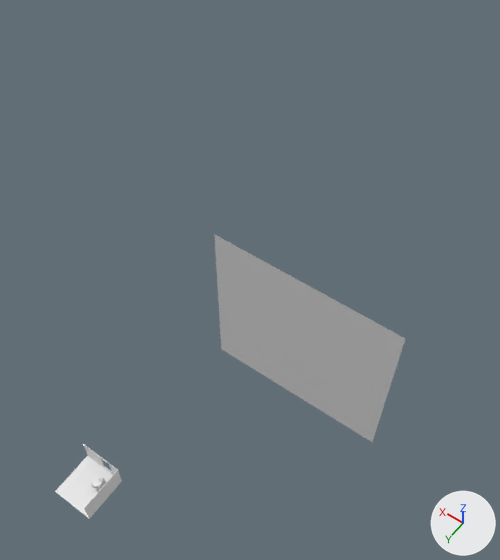
The Blender file Physics/Tablecloth.blend, before and after one commit.
Camera for both pictures: a 50 mm lens placed at (-383.0, 163.0, 903.0), pointed at (10.0, -387.0, 38.0). The lights are fixed; the arrows at lower right show +X, +Y and +Z. Materials are left out; every surface is plain grey.

Before the edit, the objects in view are built like this:
```python
ob_floor = bpy.data.objects.new('Floor', me_plane_001)
ob_floor.location = (0.0, 0.0, 0.0)
ob_floor.scale = (31.2, 31.2, 31.2)
ob_plane = bpy.data.objects.new('Plane', me_plane_004)
ob_plane.location = (-69.0, -422.0, -123.0)
ob_plane.rotation_euler = (1.571, 0.0, 3.142)  # degrees (90, 0, 180)
ob_plane.scale = (175.0, 175.0, 175.0)
ob_tablecloth = bpy.data.objects.new('Tablecloth', me_plane)
ob_tablecloth.location = (-11.0, -9.0, 18.0)
ob_tablecloth.scale = (-16.2, -16.2, -16.2)
ob_wall_1 = bpy.data.objects.new('Wall.1', me_plane_002)
ob_wall_1.location = (0.0, -31.0, 19.0)
ob_wall_1.rotation_euler = (1.571, 0.0, 0.0)  # degrees (90, 0, 0)
ob_wall_1.scale = (31.3, 18.7, 20.7)
ob_wall_2 = bpy.data.objects.new('Wall.2', me_plane_003)
ob_wall_2.location = (-31.0, 0.0, 19.0)
ob_wall_2.rotation_euler = (1.571, 0.0, 1.571)  # degrees (90, 0, 90)
ob_wall_2.scale = (31.2, 18.6, 20.7)
```
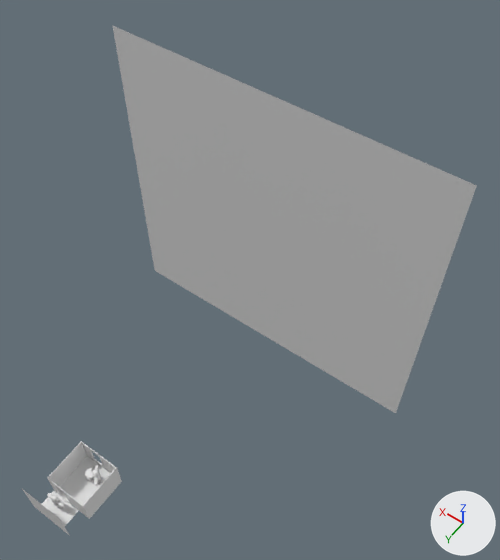
Pixel boxes [x1, y1, x2, y2] of what changed, in the pictures (500 x 560 px):
'Plane', moved, rescaled (91% wider, 86% taller): before [214, 234, 405, 442]; after [112, 25, 477, 413]
'Wall.2', moved, rescaled: before [84, 470, 122, 519]; after [83, 468, 122, 519]
'Wall.000', added: after [48, 442, 87, 489]
'Plane.001', added: after [42, 491, 79, 527]
'Wall.1', moved, turned, rescaled: before [83, 444, 122, 480]; after [81, 441, 117, 473]
'Plane.002', added: after [22, 489, 70, 536]
'Tablecloth', moved: before [91, 475, 105, 490]; after [85, 468, 94, 483]
'Wall.3', added: after [47, 478, 89, 518]
'Actor.Player.001', added: after [47, 493, 65, 509]
'Actor.Player', added: after [92, 465, 101, 485]

Diff of the bpy script that builds the scene:
```diff
--- a/Physics/Tablecloth.blend.py
+++ b/Physics/Tablecloth.blend.py
@@ me_sphere_002 @@
+me_sphere_002.from_pydata(...)  # 541 vertices, 578 faces; spans x -0.96..0.96, y -2.99..3.01, z -3.1..3.57
@@ me_sphere_001 @@
+me_sphere_001.from_pydata(...)  # 485 vertices, 530 faces; spans x -1.0..1.0, y -2.99..3.01, z -3.1..3.57
@@ me_plane_005 @@
+me_plane_005.from_pydata(...)  # 25 vertices, 26 faces; spans x -1.0..1.0, y -1.0..1.0, z -0.03..0.0
@@ me_plane_006 @@
+me_plane_006.from_pydata([(-1.0, -1.0, 0.0), (1.0, -1.0, 0.0), (-1.0, 1.0, 0.0), (1.0, 1.0, 0.0)], [], [(0, 1, 3, 2)])
@@ ob_plane @@
 ob_plane = bpy.data.objects.new('Plane', me_plane_004)
-ob_plane.location = (-69.0, -422.0, -123.0)
+ob_plane.location = (67.0, -526.0, -34.0)
 ob_plane.rotation_euler = (1.571, 0.0, 3.142)  # degrees (90, 0, 180)
-ob_plane.scale = (175.0, 175.0, 175.0)
+ob_plane.scale = (313.0, 313.0, 313.0)
@@ ob_wall_2 @@
 ob_wall_2 = bpy.data.objects.new('Wall.2', me_plane_003)
-ob_wall_2.location = (-31.0, 0.0, 19.0)
+ob_wall_2.location = (-31.0, 0.0, 22.0)
 ob_wall_2.rotation_euler = (1.571, 0.0, 1.571)  # degrees (90, 0, 90)
-ob_wall_2.scale = (31.2, 18.6, 20.7)
+ob_wall_2.scale = (31.2, 22.6, 20.7)
@@ ob_wall_1 @@
 ob_wall_1 = bpy.data.objects.new('Wall.1', me_plane_002)
-ob_wall_1.location = (0.0, -31.0, 19.0)
-ob_wall_1.rotation_euler = (1.571, 0.0, 0.0)  # degrees (90, 0, 0)
-ob_wall_1.scale = (31.3, 18.7, 20.7)
+ob_wall_1.location = (0.0, -31.0, 22.0)
+ob_wall_1.rotation_euler = (1.571, 0.0, 3.142)  # degrees (90, 0, 180)
+ob_wall_1.scale = (31.3, 22.8, 20.7)
@@ ob_tablecloth @@
 ob_tablecloth = bpy.data.objects.new('Tablecloth', me_plane)
-ob_tablecloth.location = (-11.0, -9.0, 18.0)
+ob_tablecloth.location = (4.0, -12.0, 17.0)
 ob_tablecloth.scale = (-16.2, -16.2, -16.2)
@@ ob_actor_player_001 @@
+ob_actor_player_001 = bpy.data.objects.new('Actor.Player.001', me_sphere_002)
+ob_actor_player_001.location = (13.0, 42.0, 14.0)
+ob_actor_player_001.rotation_euler = (0.0, 0.0, -1.553)  # degrees (0, 0, -89)
+ob_actor_player_001.scale = (5.0, 5.0, 5.0)
@@ ob_actor_player @@
+ob_actor_player = bpy.data.objects.new('Actor.Player', me_sphere_001)
+ob_actor_player.location = (-8.0, -13.0, 16.0)
+ob_actor_player.rotation_euler = (0.0, 0.0, 0.694)  # degrees (0, 0, 40)
+ob_actor_player.scale = (4.74, 4.74, 4.74)
@@ ob_wall_3 @@
+ob_wall_3 = bpy.data.objects.new('Wall.3', me_plane_005)
+ob_wall_3.location = (0.0, 31.0, 22.0)
+ob_wall_3.rotation_euler = (1.571, 0.0, 3.142)  # degrees (90, 0, 180)
+ob_wall_3.scale = (31.2, 22.6, 20.7)
@@ ob_wall_000 @@
+ob_wall_000 = bpy.data.objects.new('Wall.000', me_plane_003.copy())  # the mesh of ob_wall_2
+ob_wall_000.location = (32.0, 0.0, 22.0)
+ob_wall_000.rotation_euler = (1.571, 0.0, 1.571)  # degrees (90, 0, 90)
+ob_wall_000.scale = (31.2, 22.6, 20.7)
@@ ob_plane_001 @@
+ob_plane_001 = bpy.data.objects.new('Plane.001', me_plane_004)
+ob_plane_001.location = (11.0, 45.0, -2.0)
+ob_plane_001.scale = (23.3, 14.3, 14.3)
@@ ob_plane_002 @@
+ob_plane_002 = bpy.data.objects.new('Plane.002', me_plane_006)
+ob_plane_002.location = (11.0, 60.0, 20.0)
+ob_plane_002.rotation_euler = (1.571, 0.0, 0.0)  # degrees (90, 0, 0)
+ob_plane_002.scale = (33.3, 33.3, 33.3)
```
